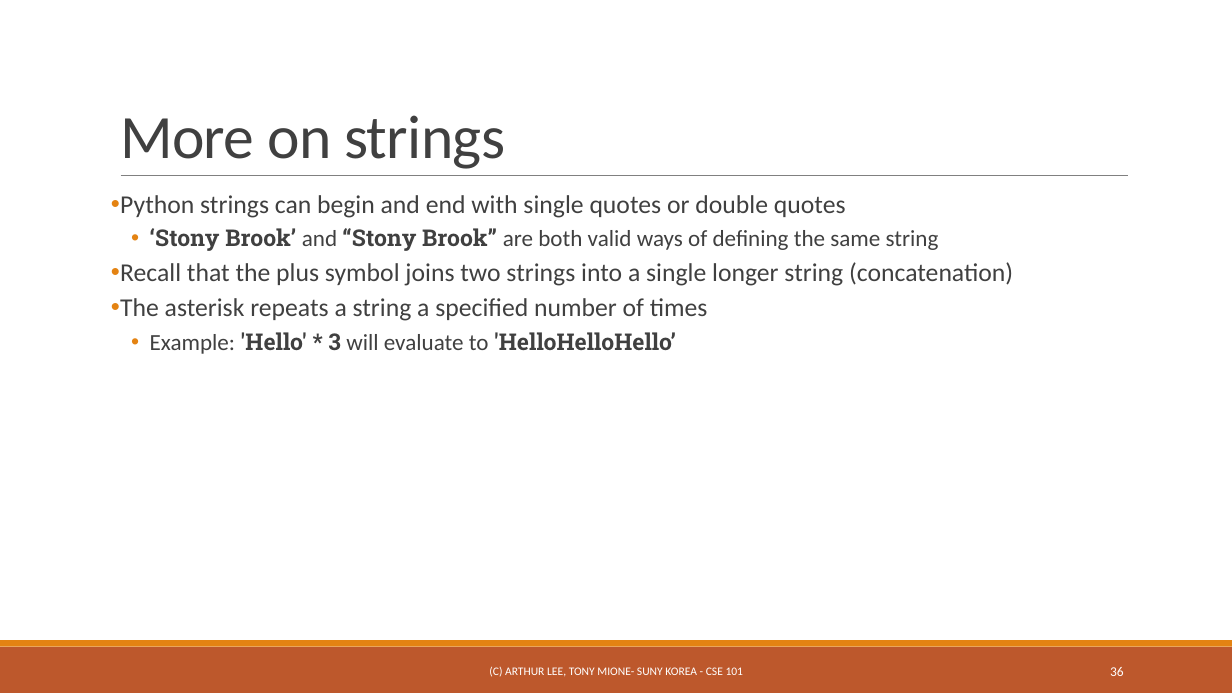
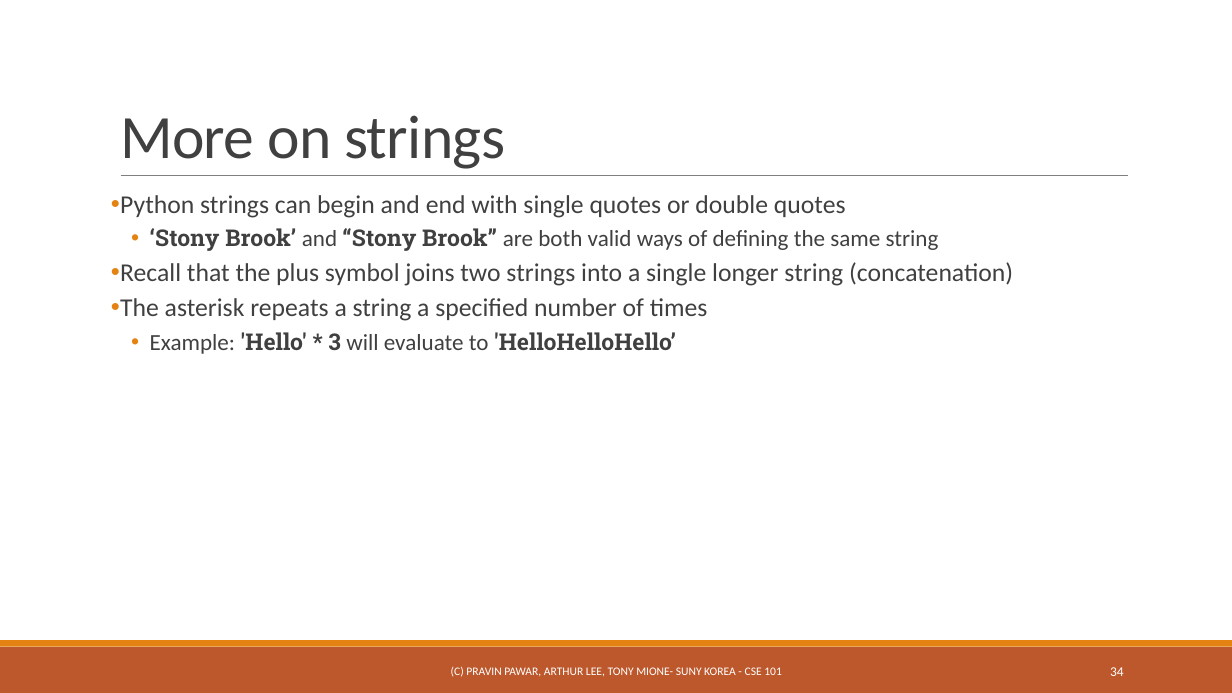
Before and after one commit to ppawar/ppawar.github.io, a slide deck: slide 34 of CSE101-S19/Slides/PPT/CSE101_Lec4.pptx (slide 36 before the commit). Drawn at 1232x693 pixels with LibreOffice and Linux fonts; fonts in the diff are those of the drawing. Boxes give left, top, right and bottom in pixels: in the first picture for what was removed or moved away, otherwise in the second. Text is boxed around its words. In the diff, an @@ line names an element or a change of style, - is before the commit and + after.

```diff
--- a/CSE101-S19/Slides/PPT/CSE101_Lec4.pptx
+++ b/CSE101-S19/Slides/PPT/CSE101_Lec4.pptx
@@ text at bbox=[451, 666, 782, 677]: text changed @@
-(C) ARTHUR LEE, TONY MIONE- SUNY KOREA - CSE 101
+(C) PRAVIN PAWAR, ARTHUR LEE, TONY MIONE- SUNY KOREA - CSE 101
@@ page number at bbox=[1110, 667, 1124, 676]: text changed @@
-36
+34
```
Also in this commit, not shown: 38 other slides changed, 2 slides removed, 8 other files.
